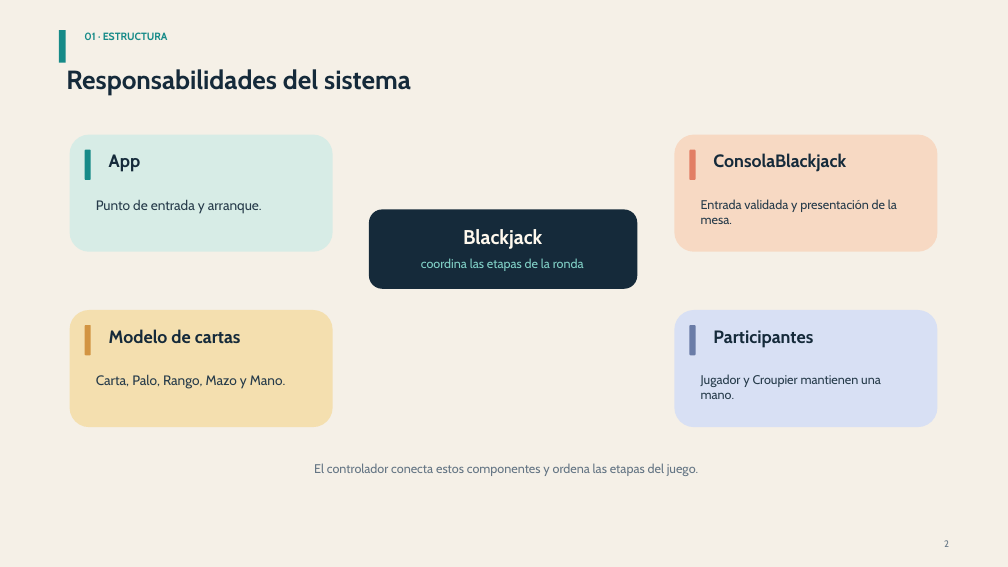
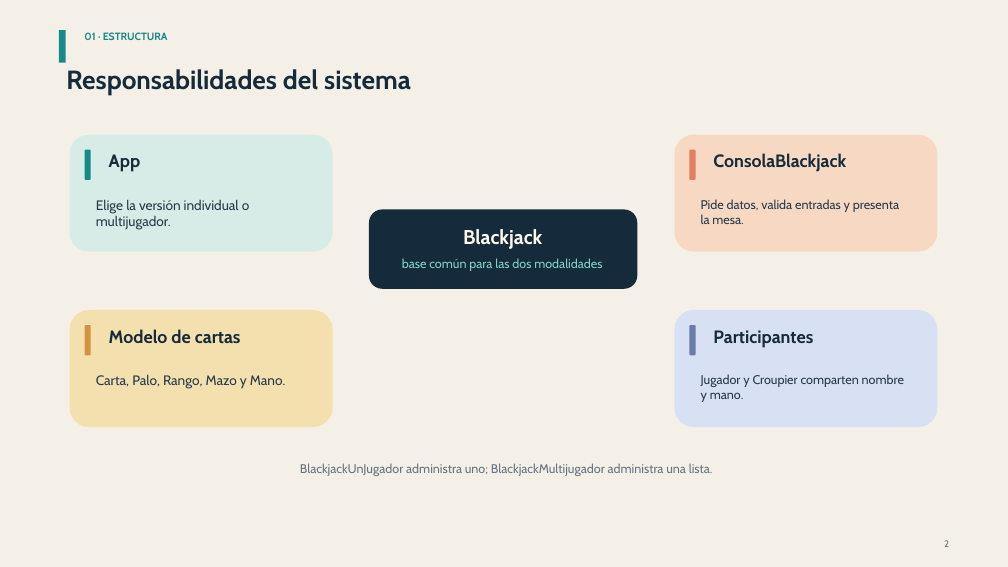
Before and after one commit to Sebastian1247/Juego_Baraja, a slide deck: slide 2 of docs/Presentacion_Blackjack_Diseno.pptx. Drawn at 1008x567 pixels with LibreOffice and Linux fonts; fonts in the diff are those of the drawing. Boxes give left, top, right and bottom in pixels: in the first picture for what was removed or moved away, otherwise in the second. Text is boxed around its words. In the diff, an @@ line names an element or a change of style, - is before the commit and + after.

Commit message:
La presentación refleja la abstracción Blackjack para versionamiento de 1 o varios jugadores

```diff
--- a/docs/Presentacion_Blackjack_Diseno.pptx
+++ b/docs/Presentacion_Blackjack_Diseno.pptx
@@ text at (x1=96, y1=199, x2=250, y2=230): text changed @@
-Punto de entrada y arranque.
+Elige la versión individual o multijugador.
@@ text at (x1=701, y1=199, x2=899, y2=224): text changed @@
-Entrada validada y presentación de la mesa.
+Pide datos, valida entradas y presenta la mesa.
@@ text at (x1=402, y1=258, x2=602, y2=271): text changed @@
-coordina las etapas de la ronda
+base común para las dos modalidades
@@ text at (x1=701, y1=374, x2=904, y2=402): text changed @@
-Jugador y Croupier mantienen una mano.
+Jugador y Croupier comparten nombre y mano.
@@ text at (x1=300, y1=463, x2=713, y2=476): text changed @@
-El controlador conecta estos componentes y ordena las etapas del juego.
+BlackjackUnJugador administra uno; BlackjackMultijugador administra una lista.
```
Also in this commit, not shown: 7 other slides changed.
